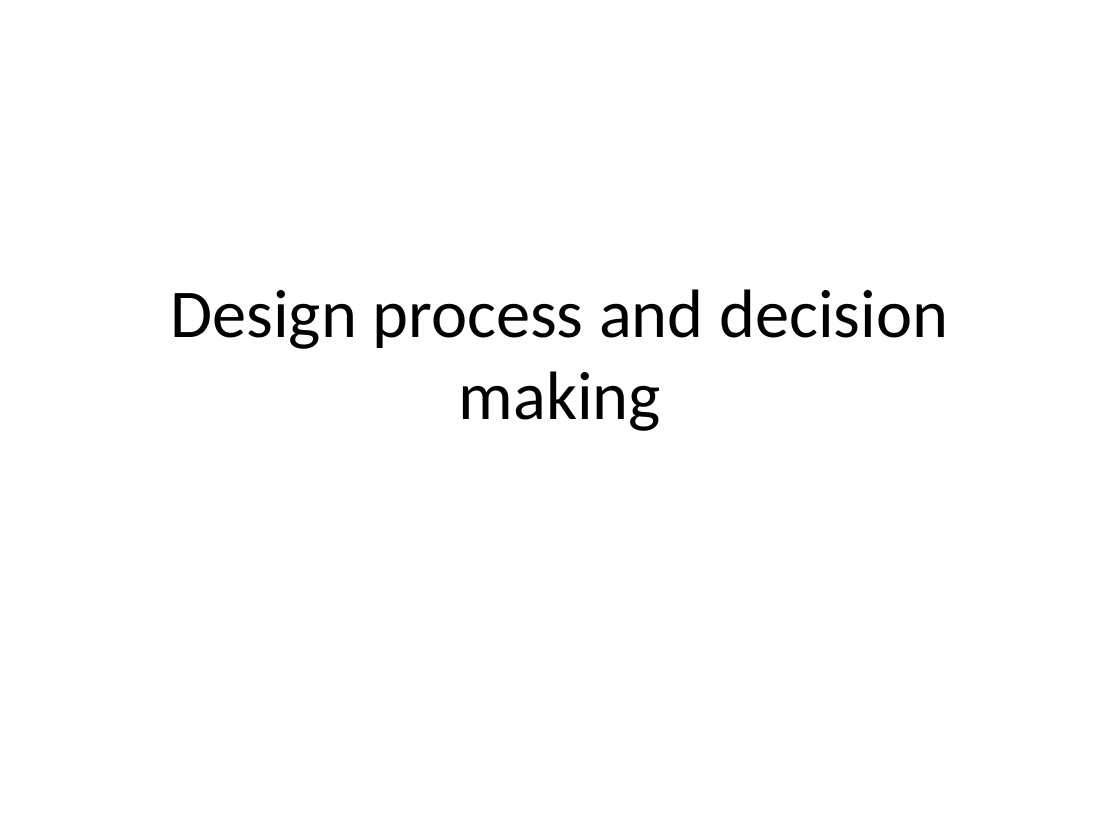
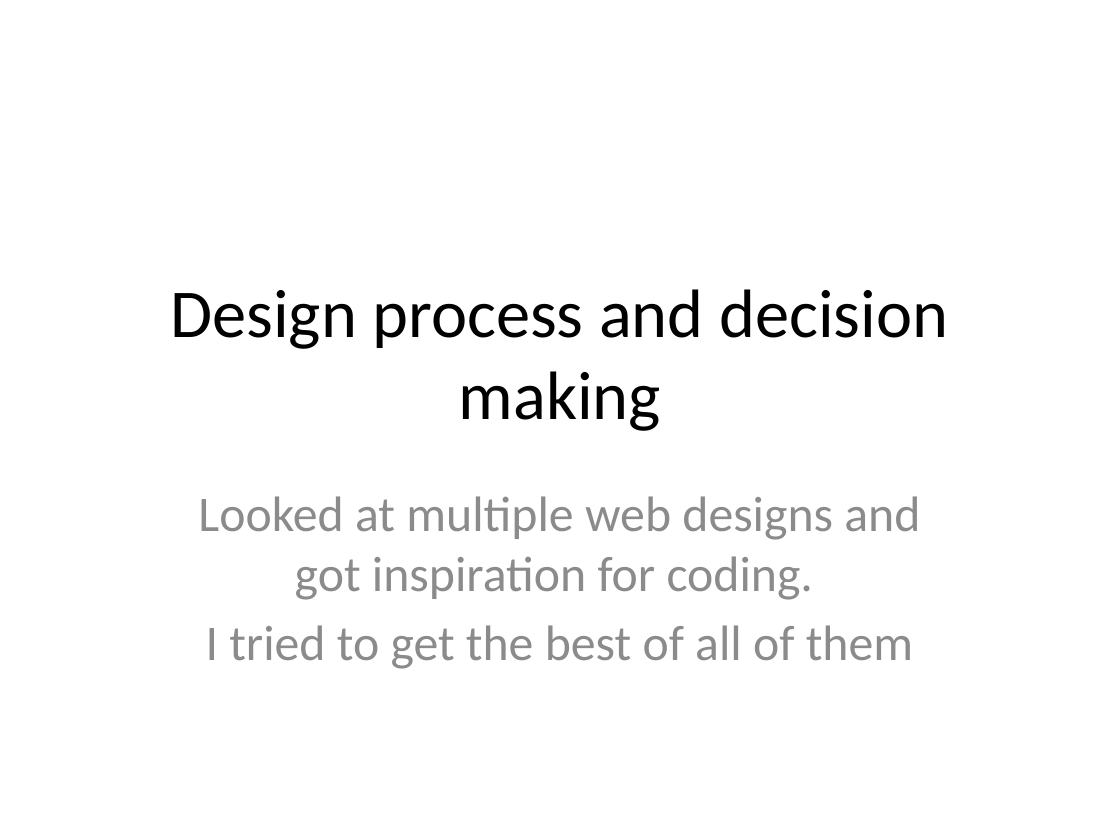
Before and after one commit to stuWolf/WolfgangStueckleT1A2, a slide deck: slide 5 of ppt/Slide Deck.pptx (slide 2 before the commit). Drawn at 1120x840 pixels with LibreOffice and Linux fonts; fonts in the diff are those of the drawing. Boxes give left, top, right and bottom in pixels: in the first picture for what was removed or moved away, otherwise in the second. Text is boxed around its words. In the diff, an @@ line names an element or a change of style, - is before the commit and + after.

```diff
--- a/ppt/Slide Deck.pptx
+++ b/ppt/Slide Deck.pptx
@@ subtitle added at [198, 496, 920, 669], 32 pt, text #8C8C8C @@
+Looked at multiple web designs and got inspiration for coding.
+I tried to get the best of all of them
```
Also in this commit, not shown: 2 other slides changed, 3 slides added, 14 other files.
